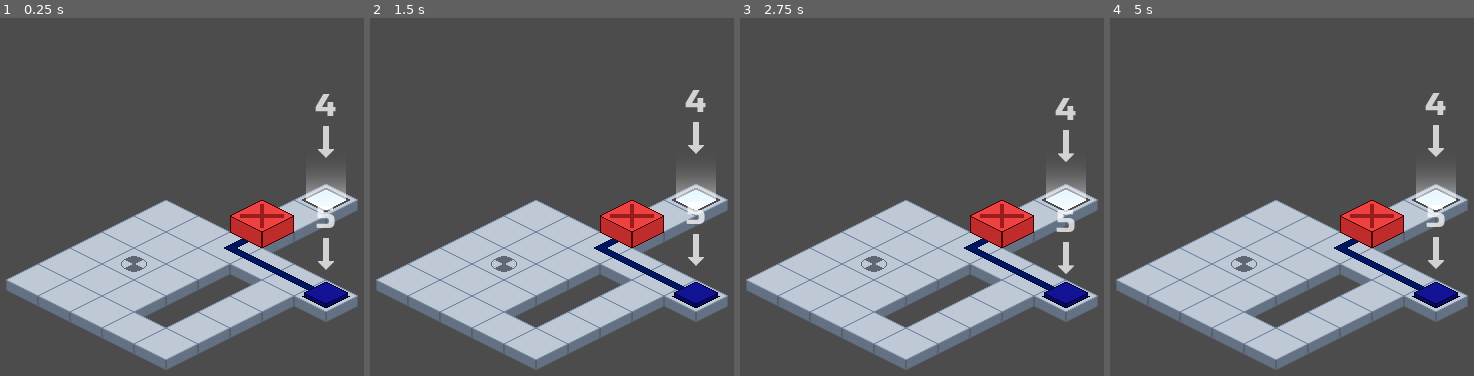
Above: before the commit, frames 1-4 (left to right).
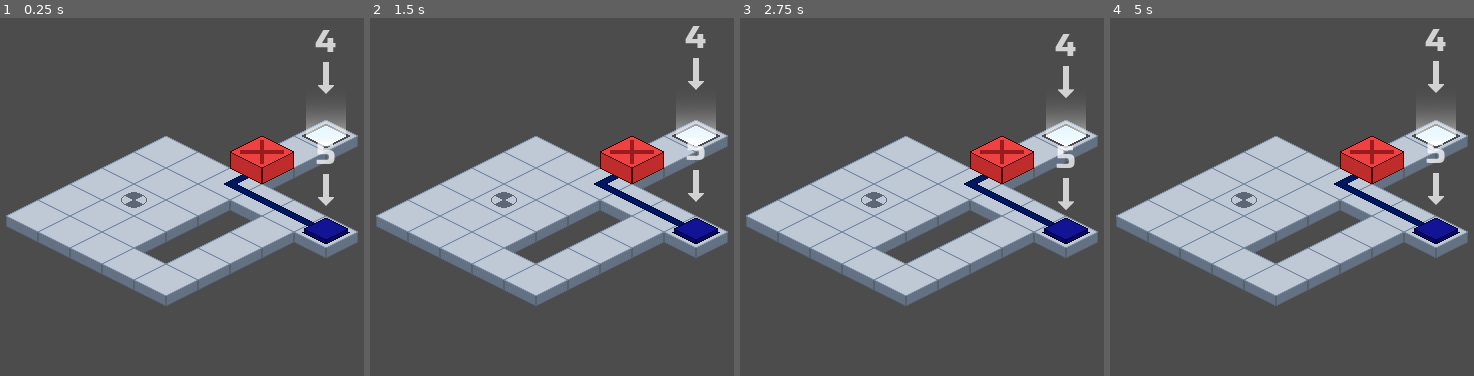
Above: after the commit, the same moments.

Repository: kdreese/gmtk-2022
Game: Godot game, scene res://src/levels/OptimizationLevel.tscn
Two runs of this game, one before a commit and one after it. Both use one fixed random seed, a clock stepped at 60 frames per second and the inputs below. This scene is started directly instead of the project's main scene.
Inputs (mouse positions are in pixels of both pictures, inside the frame that each line leads up to):
- Up to frame 1 (0.25 s): no input
- Up to frame 2 (1.5 s): move the mouse to (708, 207) at 0.52 s; hold D (move_right) 0.53-1.28 s; tap Enter at 1.25 s; move the mouse to (439, 254) at 1.27 s; hold S (move_back) from 1.28 s (still down)
- Up to frame 3 (2.75 s): move the mouse to (1002, 125) at 2.02 s; release S (move_back) at 2.03 s; hold D (move_right) from 2.03 s (still down)
- Up to frame 4 (5 s): tap R (restart) at 2.75, 4.15 s; move the mouse to (1277, 329) at 2.77 s; release D (move_right) at 2.78 s; hold W (move_forward) 2.78-3.53 s; move the mouse to (outside the picture) at 3.52 s; hold A (move_left) from 3.53 s (still down); move the mouse to (1117, 161) at 4.27 s

The runs differ from the first frame. In frame 1, 36% of the frame differs, in the area x 1-99%, y 3-99%; in frame 2, 36%; in frame 3, 36%; in frame 4, 36%.

Commit message:
Moved text around.

Diff:
--- a/src/levels/OptimizationLevel.tscn
+++ b/src/levels/OptimizationLevel.tscn
@@ -8,7 +8,7 @@
 [ext_resource path="res://resouces/WireTileSet.tres" type="TileSet" id=6]
 
 [node name="OptimizationLevel" type="Node2D"]
-position = Vector2( 0, 32 )
+position = Vector2( 0, -32 )
 script = ExtResource( 4 )
 
 [node name="TileMap" type="TileMap" parent="."]
--- a/src/scripts/Global.gd
+++ b/src/scripts/Global.gd
@@ -30,13 +30,14 @@
 	{
 		"name": "Lopsided Patterns",
 		"path": "res://src/levels/LopsidedPatternsLevel.tscn",
-		"text": "Press R on keyboard or RB on controller to restart the current test. Escape or Start will bring up the pause menu.\n\nThat\'s it from me, if there are any new elements, I will explain them.",
+		"text": "Press R on keyboard or RB on controller to restart the current test. Escape or Start will bring up the pause menu.",
 		"thumbnail": "res://assets/level_thumbnails/lopsided_patterns.png",
 		"perfect_score": 13,
 	},
 	{
 		"name": "Reverse Engineering",
 		"path": "res://src/levels/ReverseEngineeringLevel.tscn",
+		"text": "If you're feeling disoriented, you can hover the mouse over yourself or use the right analog stick on the controller to view sides that are obscured from view.",
 		"thumbnail": "res://assets/level_thumbnails/reverse_engineering.png",
 		"perfect_score": 15,
 	},
@@ -56,6 +57,7 @@
 	{
 		"name": "Optimization",
 		"path": "res://src/levels/OptimizationLevel.tscn",
+		"text": "Here's a fun fact to distract you from your cruel and unusual punishment:\n\nDid you know that the opposite sides of a die add up to 7?",
 		"thumbnail": "res://assets/level_thumbnails/optimization.png",
 		"perfect_score": 16,
 	},
